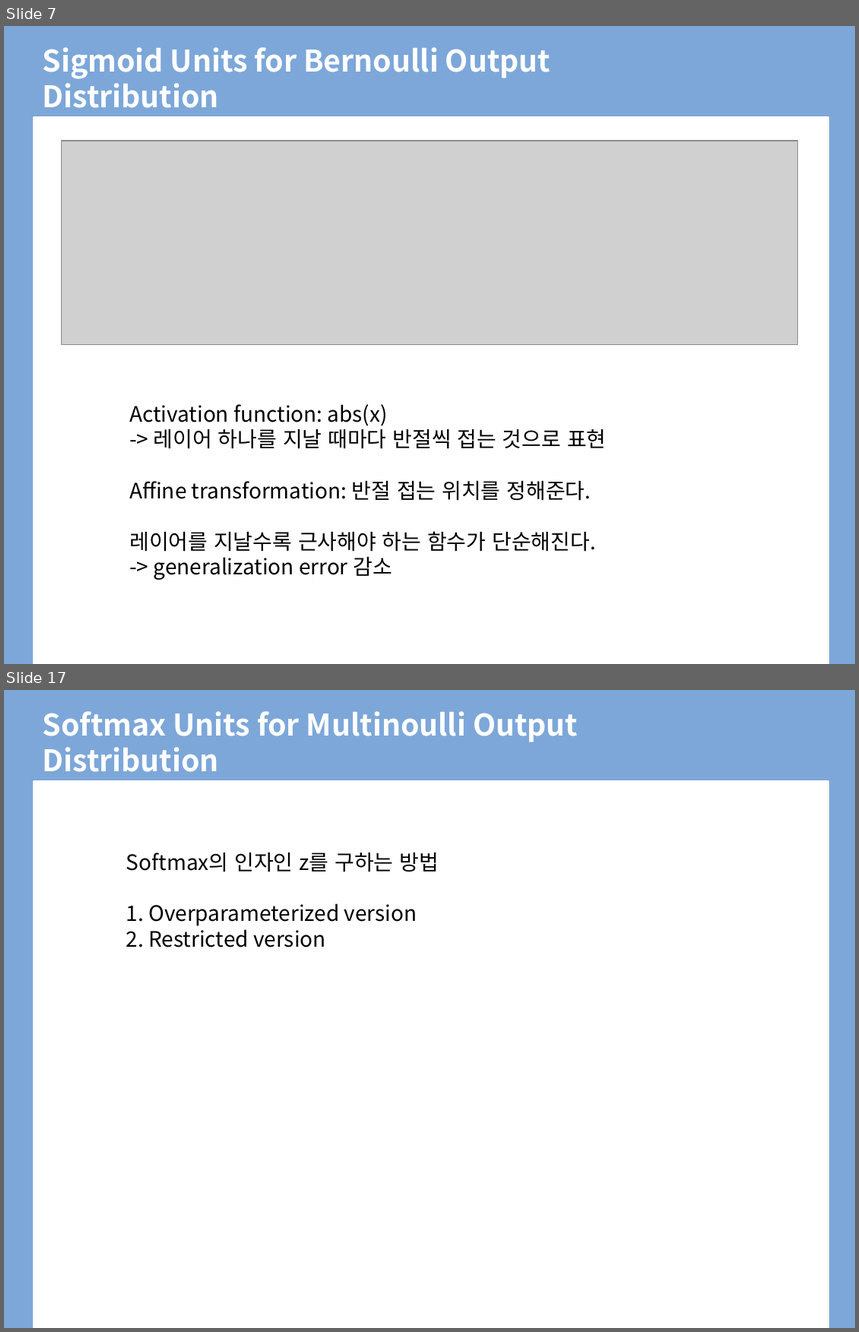
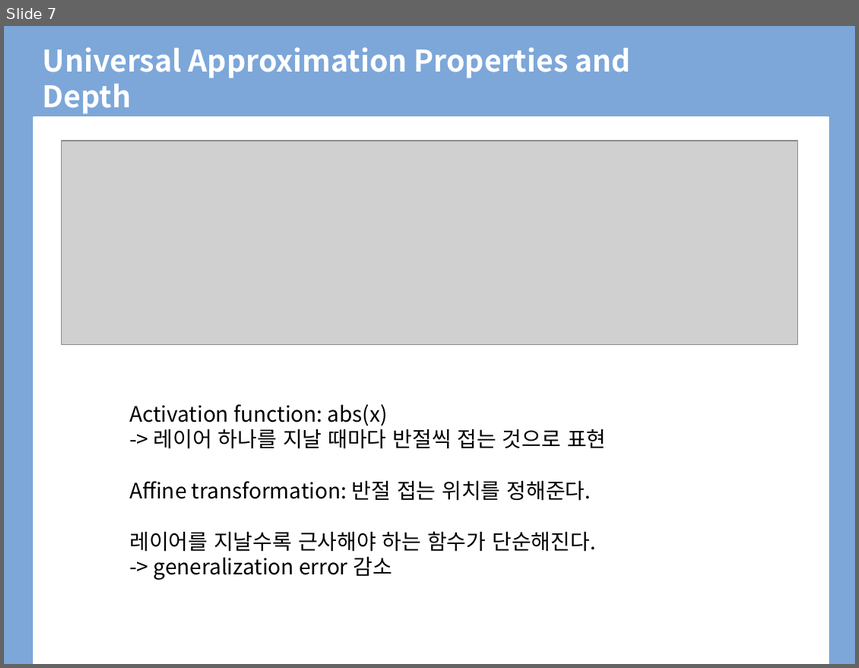
Before and after one commit to BLINK-ONCE/Storage, a slide deck: files/presentation/ppt/6.4 Architecture Design.pptx. Shown one above the other, each under a label of ours: slides 7 and 17 before the commit, slide 7 after it; the slides between them are not shown. The pictures are 859x1332 and 859x668 pixels, drawn with LibreOffice and Linux fonts; fonts in the diff are those of the drawing; grey boxes stand for pictures; background and template pictures are left out. Boxes give left, top, right and bottom in pixels: in the first picture for what was removed or moved away, otherwise in the second. Text is boxed around its words. In the diff, an @@ line names an element or a change of style, - is before the commit and + after.

```diff
--- a/files/presentation/ppt/6.4 Architecture Design.pptx
+++ b/files/presentation/ppt/6.4 Architecture Design.pptx
@@ slide 17 removed at [4, 690, 855, 1328], background #FFFFFF; not listed: 2 template elements that a slide beside it also shows @@
@@ title removed at [43, 711, 578, 772] @@
-Softmax Units for Multinoulli Output Distribution
@@ text removed at [126, 853, 439, 948] @@
-Softmax의 인자인 z를 구하는 방법
-1. Overparameterized version
-2. Restricted version
@@ slide 7 changed as well @@
@@ title at [43, 47, 631, 114]: text changed @@
-Sigmoid Units for Bernoulli Output Distribution
+Universal Approximation Properties and Depth
```
Also in this commit, not shown: 5 other slides changed, 6 slides added, 19 other slides removed, 1 other file.
